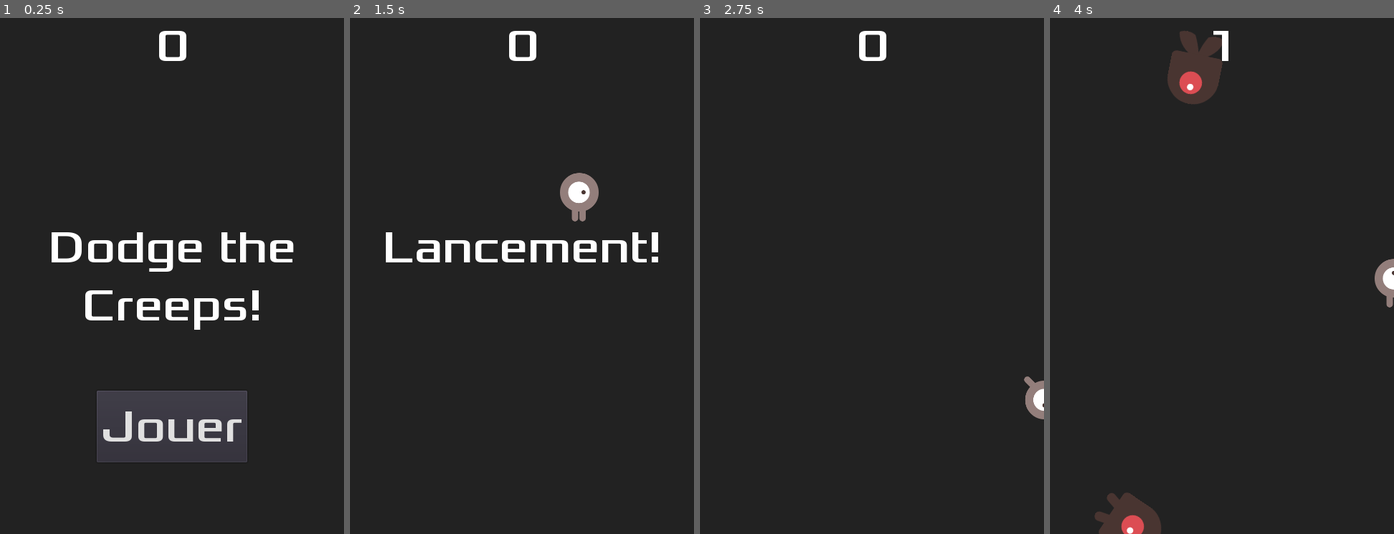
Above: before the commit, frames 1-4 (left to right).
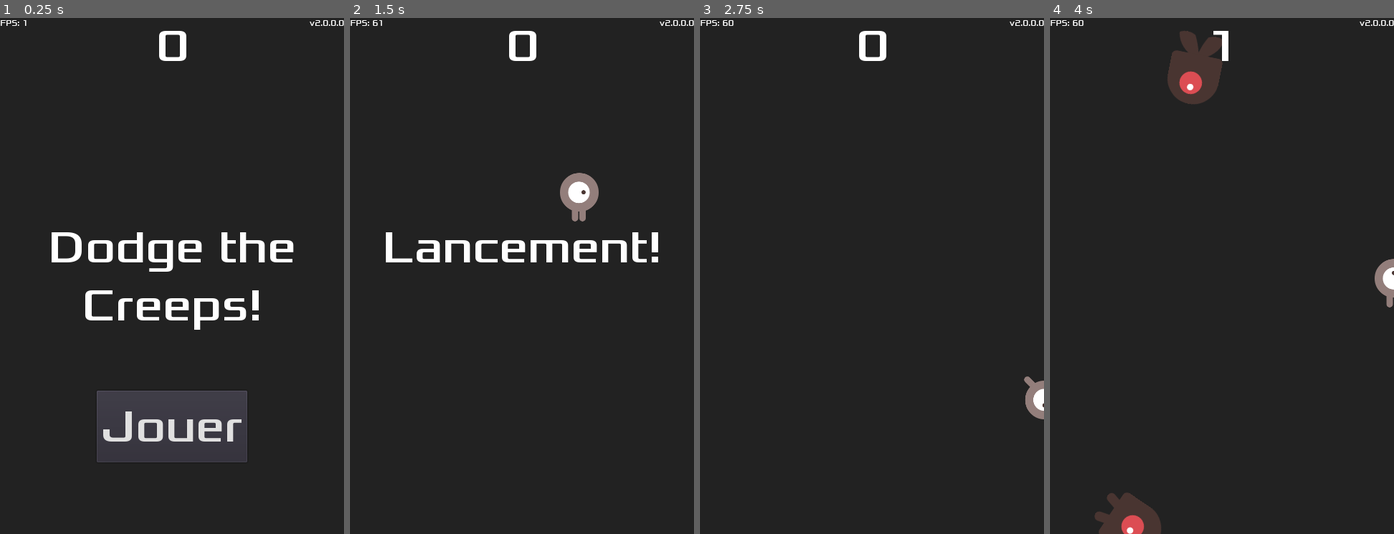
Above: after the commit, the same moments.

Repository: EvannG1/Godot-DodgeTheCreeps
Game: Godot game, scene res://Main.tscn
Same seed, same stepped clock (60 frames per second), same inputs: the game is played once before the commit and once after it.
Inputs:
- Up to frame 1 (0.25 s): no input
- Up to frame 2 (1.5 s): click "Jouer" at 0.5 s; tap Enter at 1.25 s; hold Right (ui_right) from 1.28 s (still down)
- Up to frame 3 (2.75 s): release Right (ui_right) at 2.03 s; hold Down (ui_down) from 2.03 s (still down)
- Up to frame 4 (4 s): release Down (ui_down) at 2.78 s; hold Right (ui_right) 2.78-3.53 s; hold Up (ui_up) from 3.53 s (still down)

The runs differ from the first frame. In frame 1, less than 0.1% of the frame differs, in the area x 0-100%, y 0-2%; in frame 2, 0.1%; in frame 3, 0.1%; in frame 4, 0.1%.

Commit message:
Ajout de labels version et fps

Diff:
--- a/HUD.tscn
+++ b/HUD.tscn
@@ -7,11 +7,15 @@
 size = 64
 font_data = ExtResource( 1 )
 
-[sub_resource type="InputEventAction" id=2]
+[sub_resource type="DynamicFont" id=2]
+size = 11
+font_data = ExtResource( 1 )
+
+[sub_resource type="InputEventAction" id=3]
 action = "ui_select"
 
-[sub_resource type="ShortCut" id=3]
-shortcut = SubResource( 2 )
+[sub_resource type="ShortCut" id=4]
+shortcut = SubResource( 3 )
 
 [node name="HUD" type="CanvasLayer"]
 script = ExtResource( 2 )
@@ -25,6 +29,26 @@
 custom_fonts/font = SubResource( 1 )
 text = "0"
 align = 1
+__meta__ = {
+"_edit_use_anchors_": false
+}
+
+[node name="FPSLabel" type="Label" parent="."]
+margin_right = 40.0
+margin_bottom = 30.0
+custom_fonts/font = SubResource( 2 )
+text = "0"
+__meta__ = {
+"_edit_use_anchors_": false
+}
+
+[node name="VersionLabel" type="Label" parent="."]
+anchor_left = 1.0
+anchor_right = 1.0
+margin_left = -48.0
+margin_bottom = 30.0
+custom_fonts/font = SubResource( 2 )
+text = "v1.0.0.0"
 __meta__ = {
 "_edit_use_anchors_": false
 }
--- a/Main.gd
+++ b/Main.gd
@@ -1,15 +1,18 @@
 extends Node
 
 export var title = "Dodge the Creeps!"
+export var version = "v2.0.0.0"
 export (PackedScene) var Mob
 var score
 
 func _process(delta):
-	# Ajout du compteur de FPS dans le titre de la fenêtre
-	OS.set_window_title(title + " | FPS: " + str(Engine.get_frames_per_second()))
+	# Ajout du compteur de FPS
+	var FPSCounter = str(Engine.get_frames_per_second())
+	$HUD/FPSLabel.text = "FPS: " + FPSCounter
 
 func _ready():
 	randomize()
+	$HUD/VersionLabel.text = version
 
 func new_game():
 	score = 0
Not shown: 2 places in HUD.tscn that only renumber resources
Not shown, added: release/Dodge the Creeps.zip
